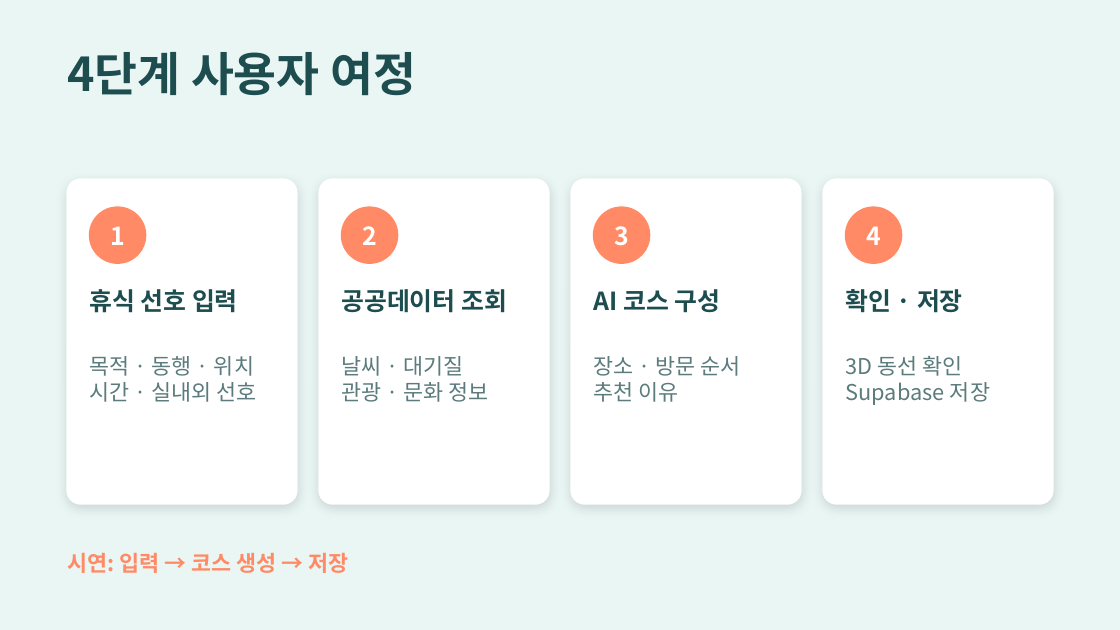
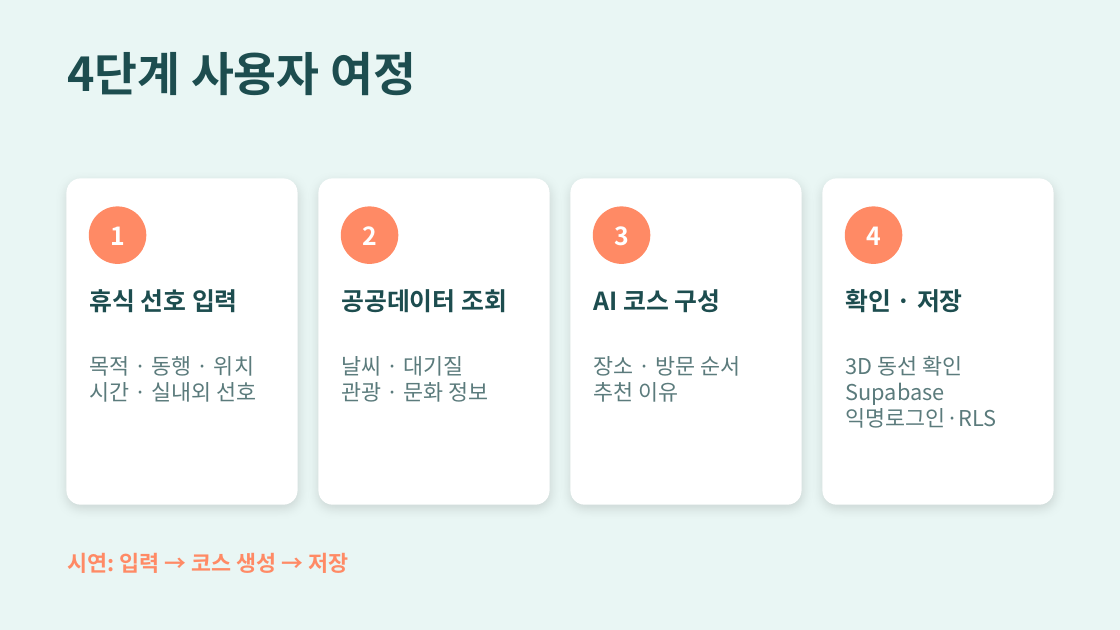
Before and after one commit to jeongeunlee0/jeju-wellness-concierge, a slide deck: slide 3 of docs/JEJU_WELLNESS_CONCIERGE.pptx. Drawn at 1120x630 pixels with LibreOffice and Linux fonts; fonts in the diff are those of the drawing. Boxes give left, top, right and bottom in pixels: in the first picture for what was removed or moved away, otherwise in the second. Text is boxed around its words. In the diff, an @@ line names an element or a change of style, - is before the commit and + after.

```diff
--- a/docs/JEJU_WELLNESS_CONCIERGE.pptx
+++ b/docs/JEJU_WELLNESS_CONCIERGE.pptx
@@ text at (846, 382, 997, 428): text changed @@
-Supabase 저장
+Supabase 익명로그인·RLS
```
Also in this commit, not shown: 3 other slides changed, 2 other files.
